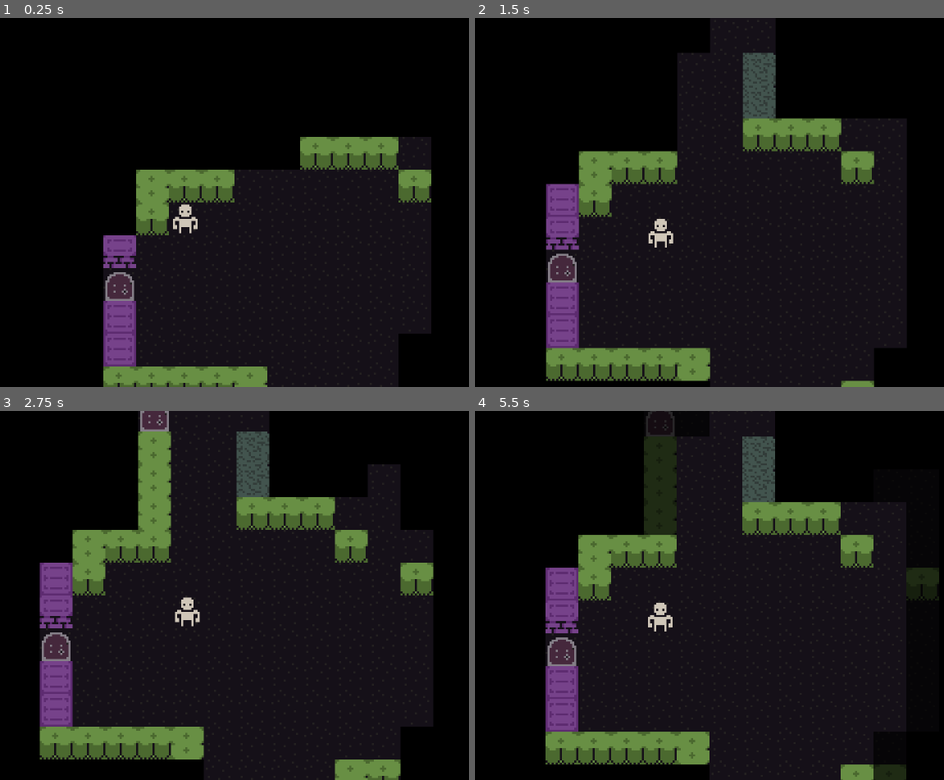
Above: before the commit, frames 1-4 (two rows, left to right).
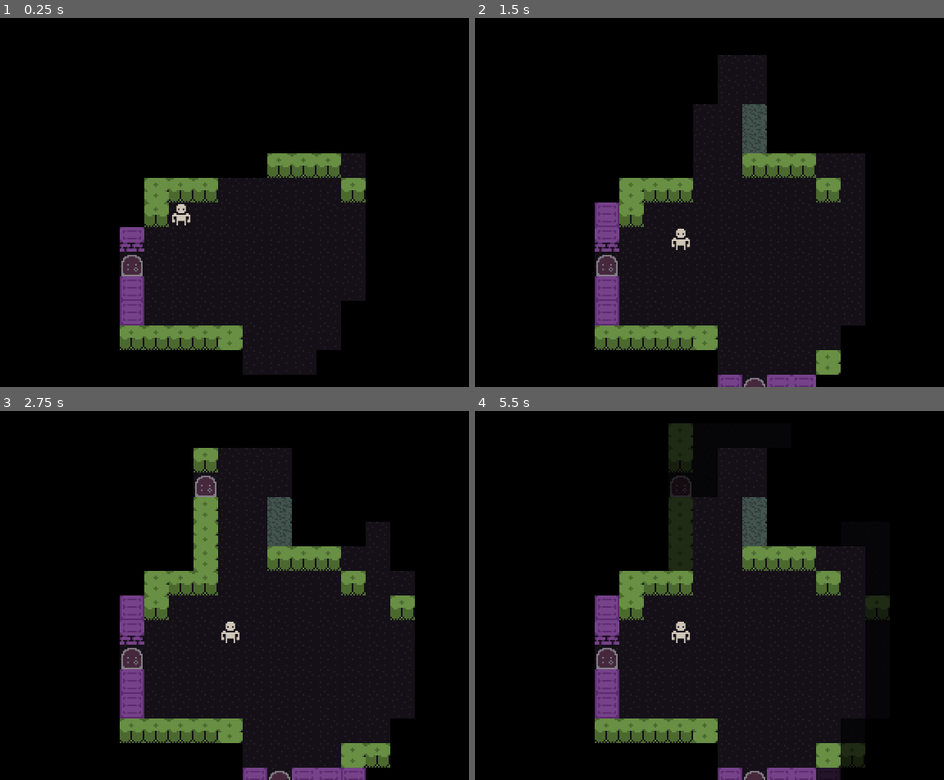
Above: after the commit, the same moments.

Repository: maxwell-github78/godot-roguelike
Game: Godot game, scene res://Game/game.tscn
Two runs of this game, one before a commit and one after it. Both use one fixed random seed, a clock stepped at 60 frames per second and the inputs below.
Inputs (mouse positions are in pixels of both pictures, inside the frame that each line leads up to):
- Up to frame 1 (0.25 s): no input
- Up to frame 2 (1.5 s): tap Enter at 0.5 s; move the mouse to (789, 184) at 0.52 s; hold Right (ui_right) 0.53-1.28 s; click (789, 184) at 0.67 s; move the mouse to (512, 220) at 1.27 s; hold Down (ui_down) from 1.28 s (still down)
- Up to frame 3 (2.75 s): move the mouse to (234, 514) at 2.02 s; release Down (ui_down) at 2.03 s; hold Right (ui_right) from 2.03 s (still down)
- Up to frame 4 (5.5 s): move the mouse to (611, 669) at 2.77 s; release Right (ui_right) at 2.78 s; hold Up (ui_up) 2.78-3.53 s; click (611, 669) at 2.92 s; move the mouse to (840, 650) at 3.52 s; hold Left (ui_left) 3.53-5.03 s; move the mouse to (outside the picture) at 4.27 s; tap Space at 5 s; move the mouse to (676, 595) at 5.02 s; hold Down (ui_down) from 5.03 s (still down); click (676, 595) at 5.17 s

The runs differ from the first frame. In frame 1, 12% of the frame differs, in the area x 22-92%, y 32-100%; in frame 2, 19%; in frame 3, 25%, in the area x 8-93%, y 0-100%; in frame 4, 23%.

Commit message:
Fixed bug where door wasn't adding both sides of it to the 'blocked' list of tiles.

Diff:
--- a/Game/game.tscn
+++ b/Game/game.tscn
@@ -26,7 +26,13 @@
 [node name="Entities" type="Node2D" parent="." unique_id=1005672856]
 
 [node name="Camera2D" type="Camera2D" parent="." unique_id=1378997935]
-zoom = Vector2(4, 4)
+zoom = Vector2(3, 3)
+drag_horizontal_enabled = true
+drag_vertical_enabled = true
+drag_left_margin = 0.15
+drag_top_margin = 0.15
+drag_right_margin = 0.15
+drag_bottom_margin = 0.15
 script = ExtResource("5_fwxkx")
 follow_speed = 4.0
 zoom_speed = 0.25
--- a/Map/dungeon_generator.gd
+++ b/Map/dungeon_generator.gd
@@ -93,6 +93,7 @@
 					_carve_tile(dungeon, candidate_mark.position.x, candidate_mark.position.y, dungeon.tile_types.door)
 					#_carve_tile(dungeon, new_spot.x, new_spot.y, dungeon.tile_types.floor)
 					fixed.append(new_spot)
+					fixed.append(new_spot - 1 * mark.direction)
 					fixed.append(new_spot + 1 * mark.direction)
 					features += 1
 					#for debug in candidate_room.marks:
